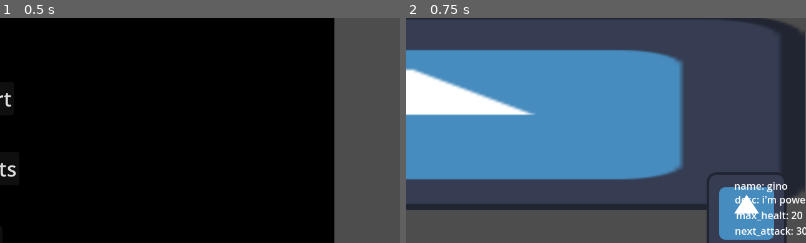
Above: before the commit, frames 1-2 (left to right).
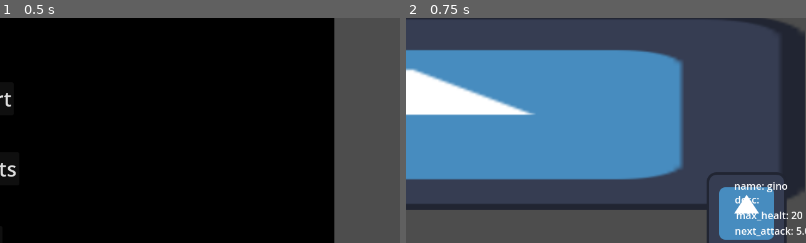
Above: after the commit, the same moments.

Repository: fabio98p/Godot_jam_Brackeys_2025.2
Game: Godot game, scene res://Menus/main_menu.tscn
Two runs of this game, one before a commit and one after it. Both use one fixed random seed, a clock stepped at 60 frames per second and the inputs below. The engine's default icon, where the game draws it, is replaced by a stand-in: a white triangle on a blue panel in a dark square.
Inputs:
- Up to frame 1 (0.5 s): no input
- Up to frame 2 (0.75 s): click "Start" at 0.5 s
The pictures show only the part of the screen within x 50-100%, y 5-55%; the shares and areas given below are measured in that part.

Frame 1 is identical in both runs. In frame 2, 0.2% of the frame differs, in the area x 89-100%, y 79-97%.

Commit message:
destroy card etc..

Diff:
--- a/Cards/Resources/attack+heal.tres
+++ b/Cards/Resources/attack+heal.tres
@@ -1,6 +1,5 @@
-[gd_resource type="Resource" script_class="CardResource" load_steps=3 format=3 uid="uid://d2ggajifdbchu"]
+[gd_resource type="Resource" script_class="CardResource" load_steps=2 format=3 uid="uid://d2ggajifdbchu"]
 
-[ext_resource type="Texture2D" uid="uid://gmuroxlv2inw" path="res://Assets/icon.svg" id="1_t8xrw"]
 [ext_resource type="Script" uid="uid://bu8tp3x63dsa1" path="res://Cards/cardResource.gd" id="1_yygi8"]
 
 [resource]
--- a/Cards/card.gd
+++ b/Cards/card.gd
@@ -35,3 +35,8 @@
 
 func _on_area_2d_mouse_exited() -> void:
 	emit_signal("hovered_off", self)
+
+func destroy_card():
+	#mettere animazione del crounch
+	await get_tree().create_timer(2).timeout
+	queue_free()
--- a/Cards/card_manager.gd
+++ b/Cards/card_manager.gd
@@ -98,9 +98,11 @@
 	if drop_zone_found and not drop_zone_found.card_in_drop_zone:
 		player_hand_reference.remove_card_from_hand(card_being_dragged)
 		card_being_dragged.position = drop_zone_found.position
-		print(card_being_dragged.get_node("Area2D/CollisionShape2D"))
+		#print(card_being_dragged.get_node("Area2D/CollisionShape2D"))
+		card_being_dragged.cardDataHandler.playCard("playCard")
 		card_being_dragged.get_node("Area2D/CollisionShape2D").disabled = true
 		drop_zone_found.card_in_drop_zone = true
+		card_being_dragged.destroy_card()
 	else:
 		player_hand_reference.add_card_to_hand(card_being_dragged, DEFAULT_CARD_SPEED)
 	card_being_dragged = null
--- a/Enemy/Resources/enemy1.tres
+++ b/Enemy/Resources/enemy1.tres
@@ -1,6 +1,6 @@
 [gd_resource type="Resource" script_class="EnemyResource" load_steps=8 format=3 uid="uid://dyrtgw3kaoih3"]
 
-[ext_resource type="Script" uid="uid://blnkk5r71x700" path="res://Enemy/enemyAttackResource.gd" id="1_eufft"]
+[ext_resource type="Script" path="res://Enemy/enemyAttack.gd" id="1_eufft"]
 [ext_resource type="Texture2D" uid="uid://gmuroxlv2inw" path="res://Assets/icon.svg" id="1_vda12"]
 [ext_resource type="Script" uid="uid://blb8oufwqiukd" path="res://Enemy/enemyResource.gd" id="2_eufft"]
 
--- a/Enemy/Resources/enemy2.tres
+++ b/Enemy/Resources/enemy2.tres
@@ -27,9 +27,9 @@
 [resource]
 script = ExtResource("3_5xvf8")
 enemy_name = "gino"
+description = ""
 img = ExtResource("2_jl84t")
 img_size = Vector2(0, 0)
 max_healt = 20.0
-attack_damage = 10.0
 attack_list = Array[ExtResource("1_buxya")]([SubResource("Resource_c2n65"), SubResource("Resource_eufft")])
 metadata/_custom_type_script = "uid://blb8oufwqiukd"
--- a/Enemy/enemy.tscn
+++ b/Enemy/enemy.tscn
@@ -1,7 +1,7 @@
 [gd_scene load_steps=4 format=3 uid="uid://cq6edqy2ajdtn"]
 
 [ext_resource type="Script" uid="uid://cvrt8qt02tdqc" path="res://Enemy/enemy.gd" id="1_2pb1h"]
-[ext_resource type="Resource" uid="uid://dyrtgw3kaoih3" path="res://Enemy/Resources/enemy1.tres" id="2_px1sc"]
+[ext_resource type="Resource" uid="uid://datkxnk7ex56r" path="res://Enemy/Resources/enemy2.tres" id="2_px1sc"]
 
 [sub_resource type="RectangleShape2D" id="RectangleShape2D_px1sc"]
 
